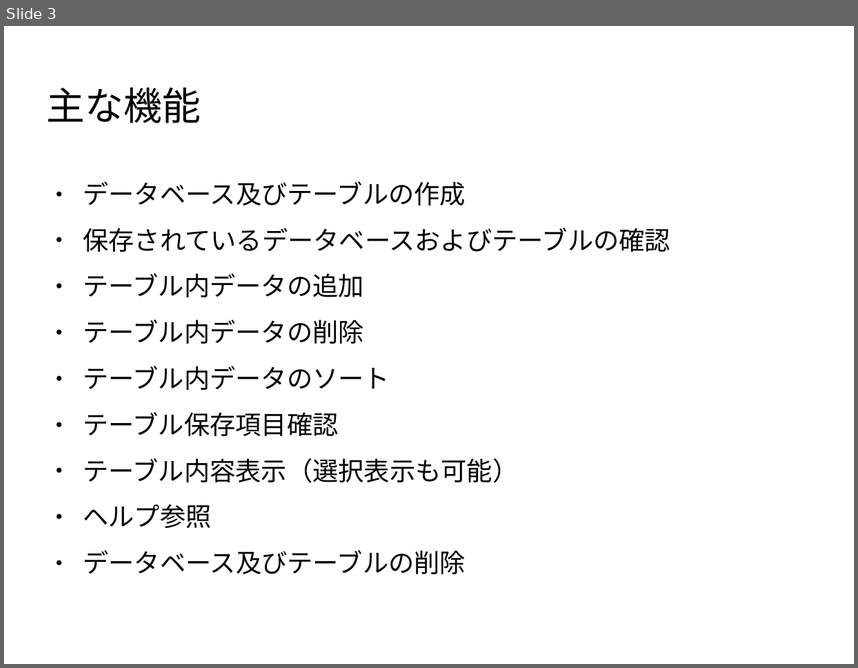
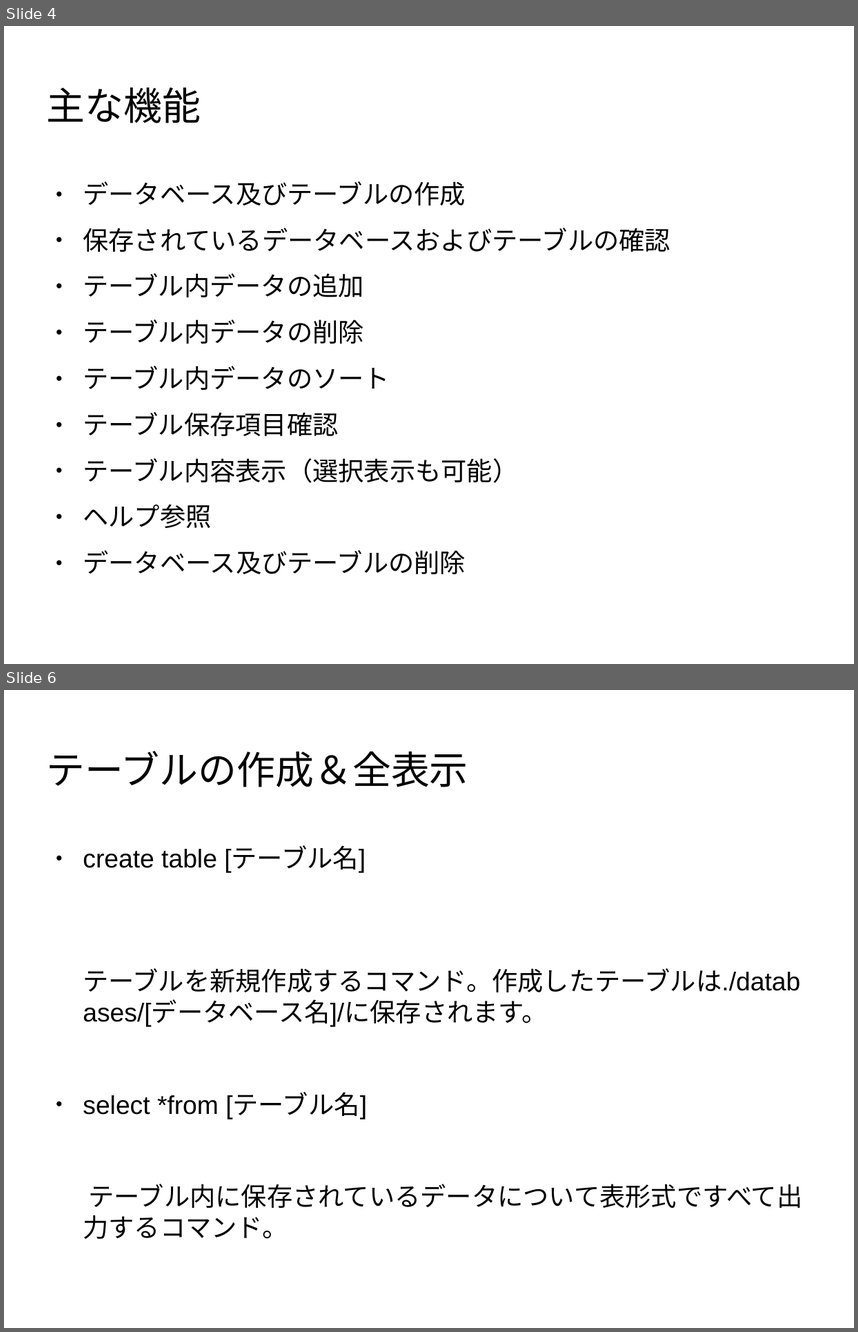
Before and after one commit to kuboshiba/KuboQL, a slide deck: KuboQL.odp. Shown one above the other, each under a label of ours: slide 3 before the commit, slides 4 and 6 after it; the slides between them are not shown. The pictures are 858x668 and 858x1332 pixels, drawn with LibreOffice and Linux fonts; fonts in the diff are those of the drawing; background and template pictures are left out. Boxes give left, top, right and bottom in pixels: in the first picture for what was removed or moved away, otherwise in the second. Text is boxed around its words. In the diff, an @@ line names an element or a change of style, - is before the commit and + after.

Commit message:
プレゼンテージョン仮完成

```diff
--- a/KuboQL.odp
+++ b/KuboQL.odp
@@ slide 6 added at (x1=4, y1=690, x2=854, y2=1328), background picture (left out) @@
@@ title added at (x1=47, y1=751, x2=468, y2=787), 36 pt, text #000000 @@
+テーブルの作成＆全表示
@@ text added at (x1=83, y1=847, x2=803, y2=1208), 24.1 pt, text #000000 @@
+● create table [テーブル名]
+テーブルを新規作成するコマンド。作成したテーブルは./databases/[データベース名]/に保存されます。
+● select *from [テーブル名]
+テーブル内に保存されているデータについて表形式ですべて出力するコマンド。
@@ what was slide 3 is now slide 4 @@
```
Also in this commit, not shown: 2 slides changed, 7 other slides added.
